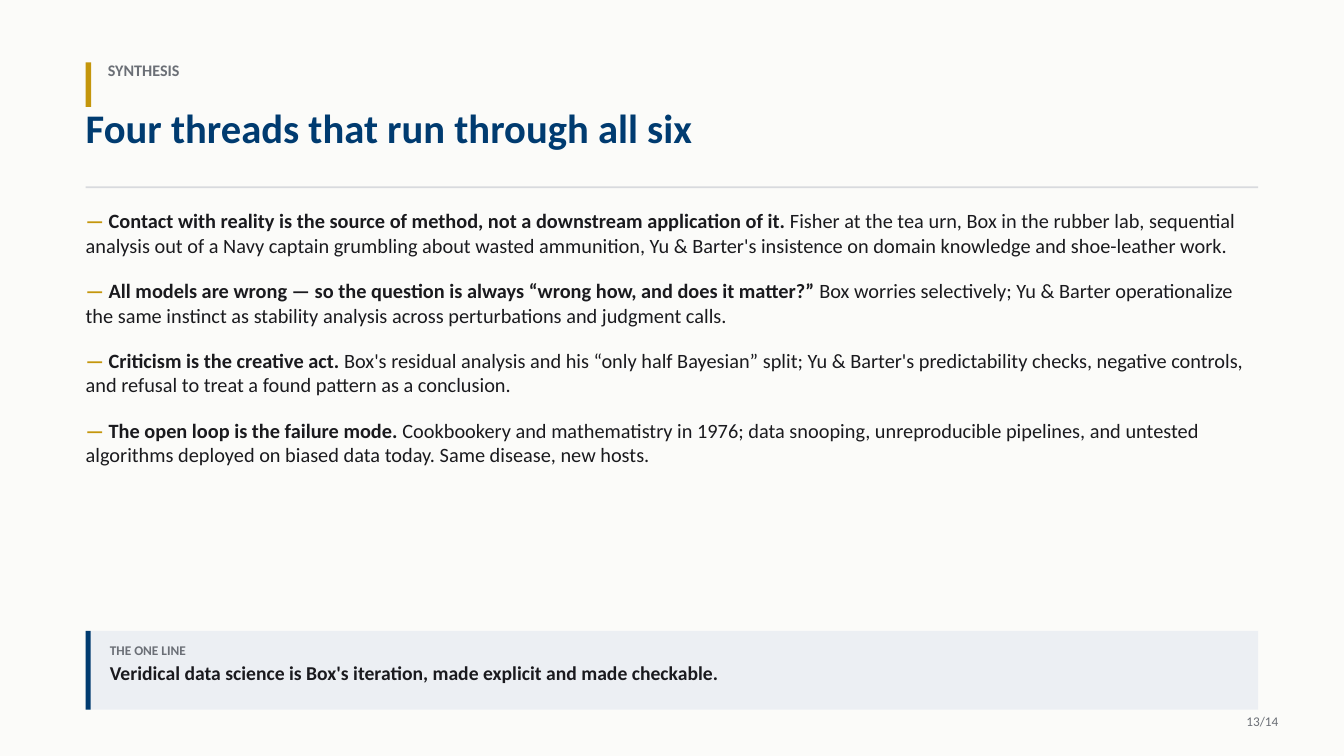
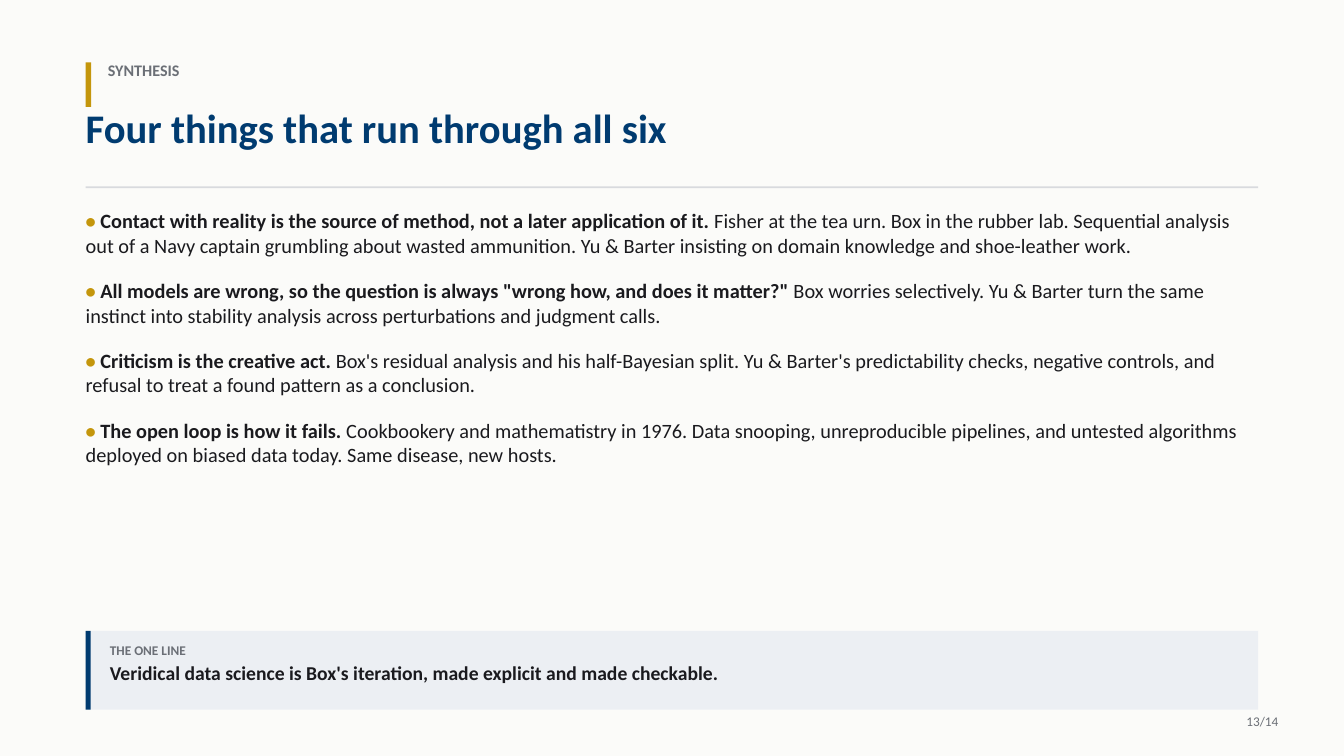
Before and after one commit to Ivar-Rydstrom/stat-215a-notes, a slide deck: slide 13 of readings/lecture1/lecture1.pptx. Drawn at 1344x756 pixels with LibreOffice and Linux fonts; fonts in the diff are those of the drawing. Boxes give left, top, right and bottom in pixels: in the first picture for what was removed or moved away, otherwise in the second. Text is boxed around its words. In the diff, an @@ line names an element or a change of style, - is before the commit and + after.

```diff
--- a/readings/lecture1/lecture1.pptx
+++ b/readings/lecture1/lecture1.pptx
@@ text at (86, 114, 667, 150): text changed @@
-Four threads that run through all six
+Four things that run through all six
@@ text at (86, 213, 1237, 466): text changed @@
-— Contact with reality is the source of method, not a downstream application of it. Fisher at the tea urn, Box in the rubber lab, sequential analysis out of a Navy captain grumbling about wasted ammunition, Yu & Barter's insistence on domain knowledge and shoe-leather work.
-— All models are wrong — so the question is always “wrong how, and does it matter?” Box worries selectively; Yu & Barter operationalize the same instinct as stability analysis across perturbations and judgment calls.
-— Criticism is the creative act. Box's residual analysis and his “only half Bayesian” split; Yu & Barter's predictability checks, negative controls, and refusal to treat a found pattern as a conclusion.
-— The open loop is the failure mode. Cookbookery and mathematistry in 1976; data snooping, unreproducible pipelines, and untested algorithms deployed on biased data today. Same disease, new hosts.
+• Contact with reality is the source of method, not a later application of it. Fisher at the tea urn. Box in the rubber lab. Sequential analysis out of a Navy captain grumbling about wasted ammunition. Yu & Barter insisting on domain knowledge and shoe-leather work.
+• All models are wrong, so the question is always "wrong how, and does it matter?" Box worries selectively. Yu & Barter turn the same instinct into stability analysis across perturbations and judgment calls.
+• Criticism is the creative act. Box's residual analysis and his half-Bayesian split. Yu & Barter's predictability checks, negative controls, and refusal to treat a found pattern as a conclusion.
+• The open loop is how it fails. Cookbookery and mathematistry in 1976. Data snooping, unreproducible pipelines, and untested algorithms deployed on biased data today. Same disease, new hosts.
```
Also in this commit, not shown: 13 other slides changed, 1 other file.
